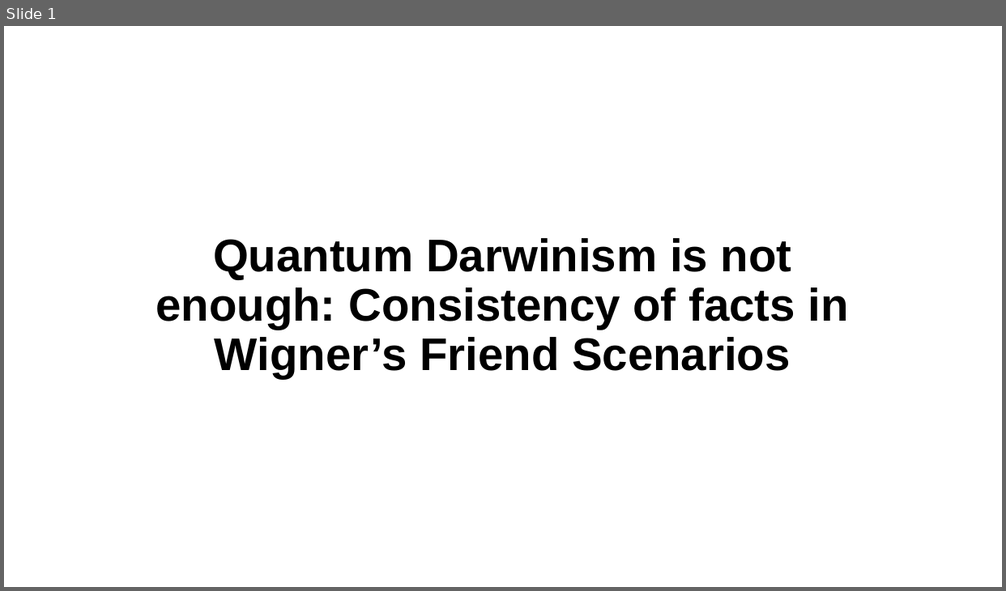
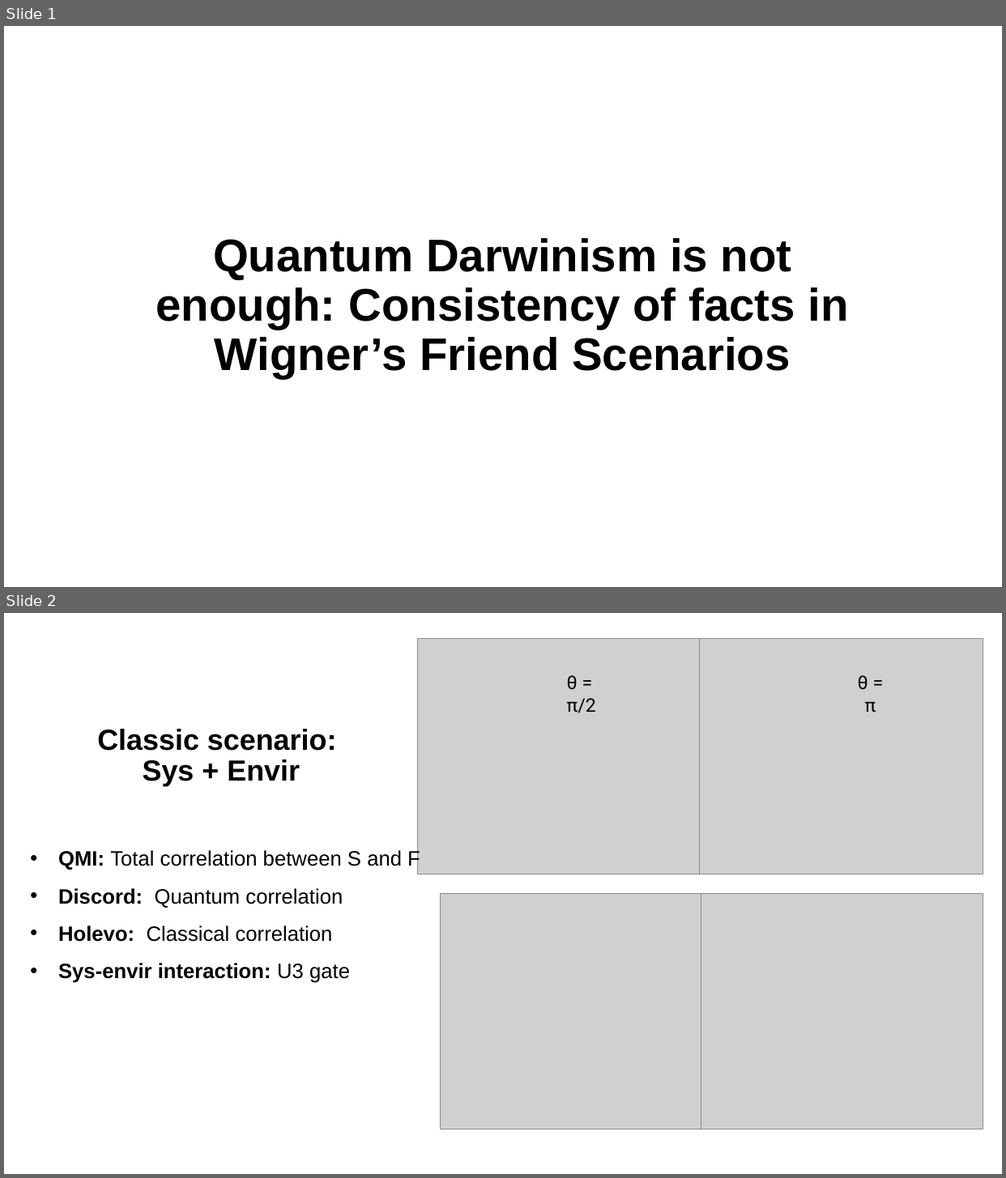
Before and after one commit to PHUHUUTRANDON/Quantum-Darwinism, a slide deck: Decoherence.pptx. Shown one above the other, each under a label of ours: slide 1 before the commit, slides 1 and 2 after it. The pictures are 1006x591 and 1006x1178 pixels, drawn with LibreOffice and Linux fonts; fonts in the diff are those of the drawing; grey boxes stand for pictures. Boxes give left, top, right and bottom in pixels: in the first picture for what was removed or moved away, otherwise in the second. Text is boxed around its words. In the diff, an @@ line names an element or a change of style, - is before the commit and + after.

Commit message:
ppt

```diff
--- a/Decoherence.pptx
+++ b/Decoherence.pptx
@@ slide 2 added at (4, 613, 1002, 1174), background #FFFFFF @@
@@ picture added at (417, 638, 701, 875) @@
@@ picture added at (700, 638, 983, 875) @@
@@ text added at (567, 675, 596, 713), 18 pt, text #000000 @@
+θ = π/2
@@ text added at (858, 675, 876, 712), 18 pt, text #000000 @@
+θ = π
@@ text added at (97, 729, 337, 786), 28 pt, text #000000, bold @@
+Classic scenario:
+Sys + Envir
@@ text added at (58, 850, 420, 983), 20 pt, text #000000 @@
+• QMI: Total correlation between S and F
+• Discord: Quantum correlation
+• Holevo: Classical correlation
+• Sys-envir interaction: U3 gate
@@ picture added at (441, 894, 701, 1130) @@
@@ picture added at (701, 894, 984, 1130) @@
```
Also in this commit, not shown: 2 other slides added, 8 slides removed, 2 other files.
